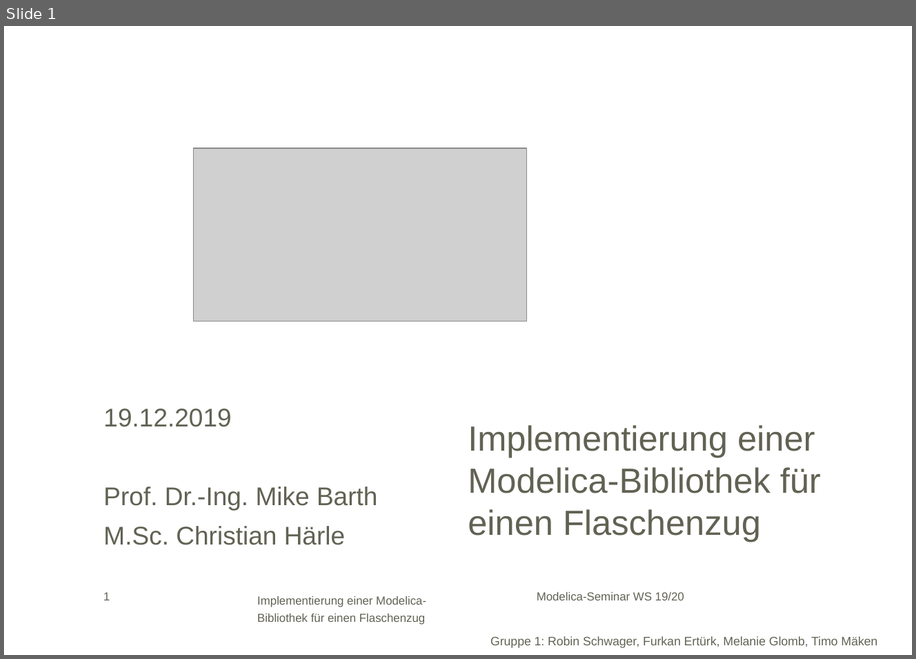
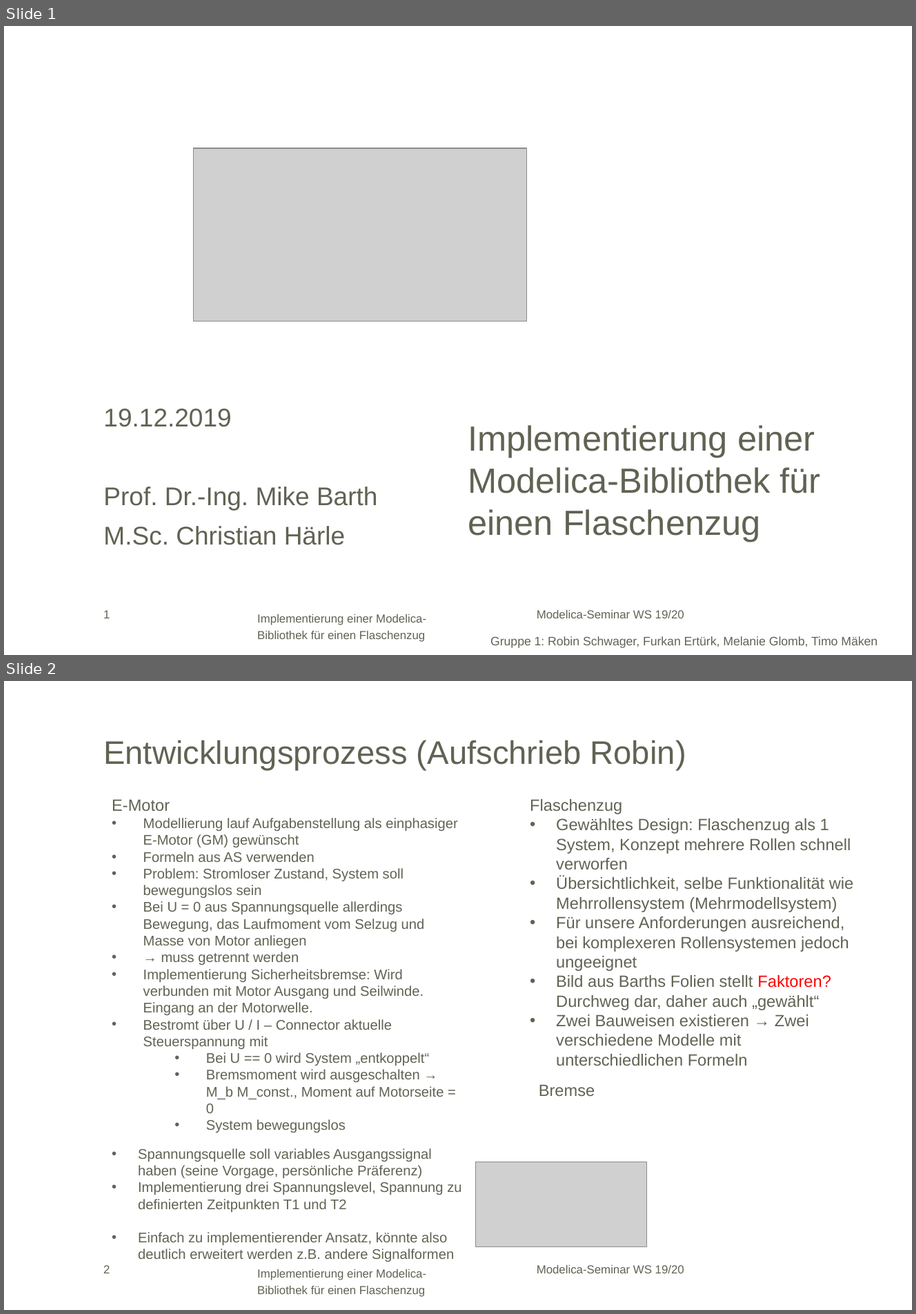
Before and after one commit to maekenti/Modelica_FMRT, a slide deck: Flaschenzug_Präsentation.pptx. Shown one above the other, each under a label of ours: slide 1 before the commit, slides 1 and 2 after it. The pictures are 916x659 and 916x1314 pixels, drawn with LibreOffice and Linux fonts; fonts in the diff are those of the drawing; grey boxes stand for pictures; background and template pictures are left out. Boxes give left, top, right and bottom in pixels: in the first picture for what was removed or moved away, otherwise in the second. Text is boxed around its words. In the diff, an @@ line names an element or a change of style, - is before the commit and + after.

```diff
--- a/Flaschenzug_Präsentation.pptx
+++ b/Flaschenzug_Präsentation.pptx
@@ slide 2 added at (4,681,912,1310), background #FFFFFF; not listed: 3 template elements that a slide beside it also shows @@
@@ title added at (103,740,686,771), 28 pt, text #626254 @@
+Entwicklungsprozess (Aufschrieb Robin)
@@ text added at (112,799,457,1132), 12 pt, text #626254 @@
+E-Motor
+• Modellierung lauf Aufgabenstellung als einphasiger E-Motor (GM) gewünscht
+• Formeln aus AS verwenden
+• Problem: Stromloser Zustand, System soll bewegungslos sein
+• Bei U = 0 aus Spannungsquelle allerdings Bewegung, das Laufmoment vom Selzug und Masse von Motor anliegen
+• → muss getrennt werden
+• Implementierung Sicherheitsbremse: Wird verbunden mit Motor Ausgang und Seilwinde. Eingang an der Motorwelle.
+• Bestromt über U / I – Connector aktuelle Steuerspannung mit
+  • Bei U == 0 wird System „entkoppelt“
+  • Bremsmoment wird ausgeschalten → M_b M_const., Moment auf Motorseite = 0
+  • System bewegungslos
@@ text added at (530,799,853,1065), 14 pt, text #626254 @@
+Flaschenzug
+• Gewähltes Design: Flaschenzug als 1 System, Konzept mehrere Rollen schnell verworfen
+• Übersichtlichkeit, selbe Funktionalität wie Mehrrollensystem (Mehrmodellsystem)
+• Für unsere Anforderungen ausreichend, bei komplexeren Rollensystemen jedoch ungeeignet
+• Bild aus Barths Folien stellt Faktoren? Durchweg dar, daher auch „gewählt“
+• Zwei Bauweisen existieren → Zwei verschiedene Modelle mit unterschiedlichen Formeln
@@ text added at (539,1084,595,1096), 14 pt, text #626254 @@
+Bremse
@@ text added at (138,1148,461,1261), 12 pt, text #626254 @@
+• Spannungsquelle soll variables Ausgangssignal haben (seine Vorgage, persönliche Präferenz)
+• Implementierung drei Spannungslevel, Spannung zu definierten Zeitpunkten T1 und T2
+• Einfach zu implementierender Ansatz, könnte also deutlich erweitert werden z.B. andere Signalformen
@@ picture added at (476,1161,647,1246) @@
@@ slide 1 changed as well @@
@@ 2 texts, 1 page number: place and size @@
-2 texts, 1 page number at (103,592,684,624)
+2 texts, 1 page number at (103,610,684,641)
```
Also in this commit, not shown: 2 other slides changed.
